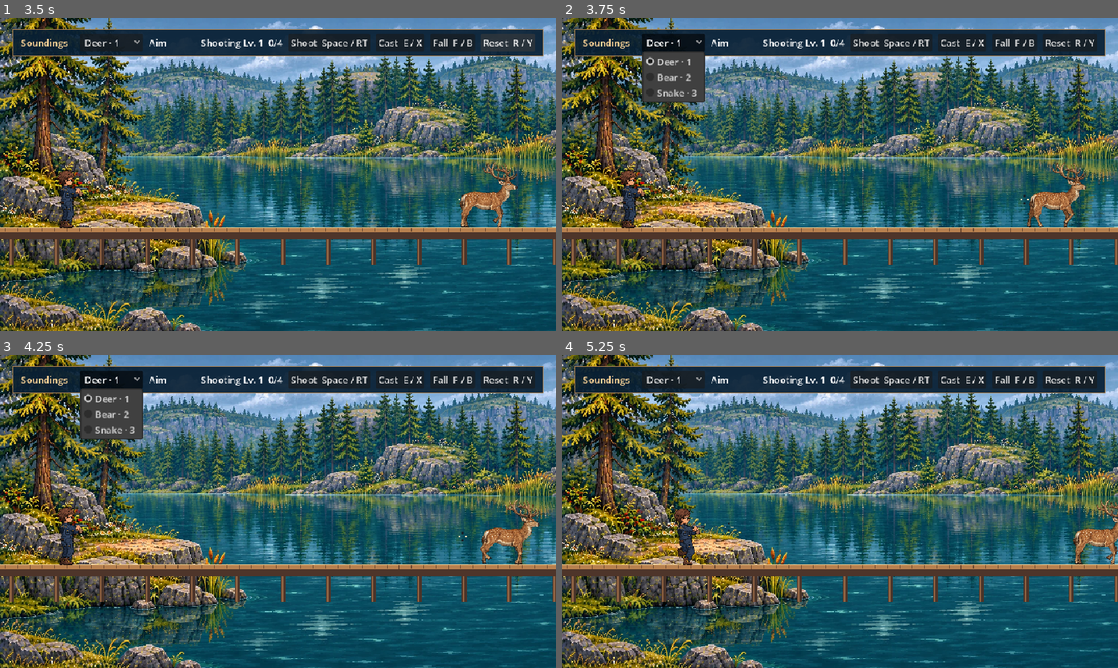
Above: before the commit, frames 1-4 (two rows, left to right).
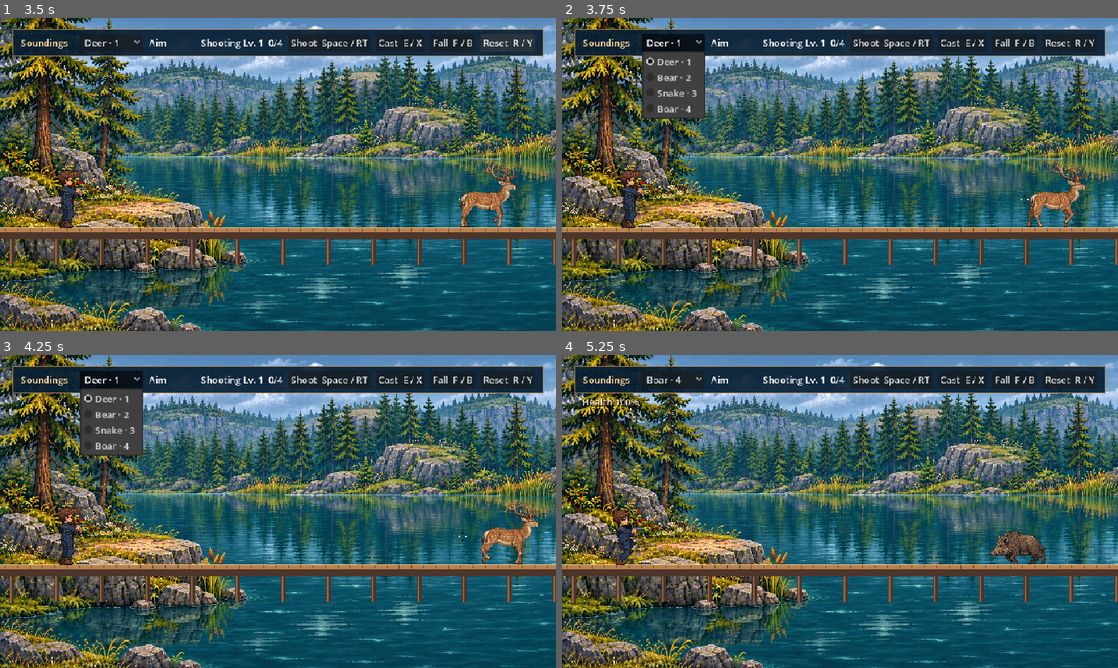
Above: after the commit, the same moments.

Repository: onurozdi/idlebattle
Game: Godot game, scene res://character_test.tscn
Same seed, same stepped clock (60 frames per second), same inputs: the game is played once before the commit and once after it.
Inputs (mouse positions are in pixels of both pictures, inside the frame that each line leads up to):
- Up to frame 1 (3.5 s): click "Shoot Space / RT" at 0.5 s; click "Cast E / X" at 1.25 s; click "Fall F / B" at 2 s; click "Reset R / Y" at 2.75 s
- Up to frame 2 (3.75 s): click "Deer · 1" at 3.5 s
- Up to frame 3 (4.25 s): no input
- Up to frame 4 (5.25 s): tap Enter at 4.25 s; move the mouse to (962, 495) at 4.27 s; hold Right 4.28-5.03 s; tap 4 at 4.35, 5.1 s; click (962, 495) at 4.42 s; tap Space at 4.52 s; move the mouse to (728, 527) at 5.02 s; hold Left from 5.03 s (still down)

Frame 1 is identical in both runs. In frame 2, 0.6% of the frame differs, in the area x 14-26%, y 14-33%; in frame 3, 0.6%; in frame 4, 2.4%, in the area x 3-100%, y 6-68%.

Commit message:
Add a charging wild boar encounter

Diff:
--- a/godot/bear.gd
+++ b/godot/bear.gd
@@ -82,7 +82,7 @@
 	_update_skin()
 
 
-func _shot_damage(head_hit: bool) -> int:
+func _shot_damage(head_hit: bool) -> float:
 	return HEAD_SHOT_DAMAGE if head_hit else BODY_SHOT_DAMAGE
 
 
--- /dev/null
+++ b/godot/boar.gd
@@ -0,0 +1,197 @@
+extends "res://deer.gd"
+
+signal ram_hit(damage: int)
+
+const BOAR_SKIN := preload("res://boar_skin.gd")
+const SIGHT_RANGE := 10.0 * METRE
+const BODY_SHOT_DAMAGE := 2.5
+const HEAD_SHOT_DAMAGE := 40.0
+const RAM_DAMAGE := 28
+const CHARGE_SPEED := 212.0
+const RAM_SPEED := 230.0
+const ATTACK_DISTANCE := 81.0
+const WINDUP_END := .17
+const RAM_BEGIN := .19
+const RAM_END := .40
+const RECOVERY_END := .86
+const RAM_RADIUS := 13.0
+const NOSE := Vector2(21, 12)
+const BOAR_HOOF := Vector2(2, 16)
+const WALK_STRIDE := 35.0
+const RUN_STRIDE := 77.0
+const GALLOP_CONTACT := [0.0, .35, .12, .49]
+
+const FRONT_PROFILE := [
+	Vector4(-.34, 1258, 1321, 328), Vector4(0, 1261, 1325, 346),
+	Vector4(.25, 1265, 1326, 357), Vector4(.49, 1269, 1323, 368),
+	Vector4(.70, 1272, 1320, 377), Vector4(.86, 1274, 1319, 385),
+	Vector4(1.0, 1278, 1318, 394), Vector4(1.17, 1282, 1316, 402),
+	Vector4(1.39, 1285, 1314, 412), Vector4(1.61, 1284, 1314, 422),
+	Vector4(1.83, 1285, 1320, 435), Vector4(2.0, 1292, 1325, 445),
+]
+const REAR_PROFILE := [
+	Vector4(-.34, 1131, 1181, 328), Vector4(0, 1132, 1184, 346),
+	Vector4(.25, 1130, 1179, 356), Vector4(.49, 1122, 1175, 365),
+	Vector4(.70, 1117, 1172, 374), Vector4(.86, 1116, 1154, 382),
+	Vector4(1.0, 1117, 1149, 392), Vector4(1.17, 1116, 1146, 402),
+	Vector4(1.39, 1114, 1144, 413), Vector4(1.61, 1112, 1144, 422),
+	Vector4(1.83, 1114, 1148, 433), Vector4(2.0, 1121, 1152, 445),
+]
+
+var hunter_active := true
+var aggro := false
+var attack_time := -1.0
+var connected := false
+var ram_from := Vector2.ZERO
+var ram_to := Vector2.ZERO
+
+
+func _ready() -> void:
+	_part("body", Vector2(-3, -3), Vector2(66, 43), 8.8, 3)
+	_part("neck", Vector2(2, 0), Vector2(33, 36), 2.3, 3)
+	_part("head", Vector2(8, 5), Vector2(31, 25), 1.9, 4)
+	for leg in LEGS:
+		var near: bool = leg.begins_with("near")
+		var front: bool = leg.ends_with("front")
+		var layer := 2 if near else 1
+		_part(leg + "_upper", Vector2(0, 6), Vector2(12, 18), 1.1, layer, true)
+		_part(leg + "_lower", Vector2(1, 8), Vector2(10, 20), .7, layer, true)
+		var leg_skin := LEG_SKIN.new()
+		leg_skin.z_index = layer
+		leg_skin.configure_profile(FRONT_PROFILE if front else REAR_PROFILE, not near, BOAR_SKIN.BOAR_SCALE)
+		add_child(leg_skin)
+		leg_skins.append(leg_skin)
+	skin = BOAR_SKIN.new()
+	skin.z_index = 3
+	add_child(skin)
+	_make_health_meter()
+	reset_pose()
+
+
+func reset_pose() -> void:
+	aggro = false
+	hunter_active = true
+	attack_time = -1.0
+	connected = false
+	super.reset_pose()
+	facing = -1.0
+	patrol_direction = facing
+	_pose()
+	_update_skin()
+	ram_to = parts.head.to_global(_flip(NOSE))
+	ram_from = ram_to
+
+
+func _shot_damage(head_hit: bool) -> float:
+	return HEAD_SHOT_DAMAGE if head_hit else BODY_SHOT_DAMAGE
+
+
+func receive_shot(body: RigidBody2D, world_point: Vector2, direction: Vector2, damage_multiplier := 1.0) -> bool:
+	var hit := super.receive_shot(body, world_point, direction, damage_multiplier)
+	if hit and not fallen:
+		aggro = true
+	return hit
+
+
+func advance(delta: float, hunter_x: float) -> void:
+	super.advance(delta, hunter_x)
+	if not fallen:
+		ram_from = ram_to
+		ram_to = parts.head.to_global(_flip(NOSE))
+
+
+func resolve_ram(hunter: Node2D) -> void:
+	if fallen or not hunter_active or connected or attack_time < RAM_BEGIN or attack_time > RAM_END:
+		return
+	if not hunter.swept_body_contact(ram_from, ram_to, RAM_RADIUS).is_empty():
+		connected = true
+		ram_hit.emit(RAM_DAMAGE)
+
+
+func _move(delta: float, hunter_x: float) -> void:
+	var separation := hunter_x - lane
+	var distance := absf(separation)
+	if hunter_active and distance <= SIGHT_RANGE:
+		aggro = true
+	if attack_time >= 0.0:
+		attack_time += delta
+		var shove := smoothstep(WINDUP_END, .22, attack_time) * (1.0 - smoothstep(.30, .48, attack_time))
+		speed = RAM_SPEED * shove
+		_travel(delta)
+		if attack_time >= RECOVERY_END:
+			attack_time = -1.0
+		return
+	if lane <= PATROL_LEFT:
+		patrol_direction = 1.0
+	elif lane >= PATROL_RIGHT:
+		patrol_direction = -1.0
+	var direction := patrol_direction
+	var target_speed := 44.0
+	if hunter_active and aggro:
+		direction = signf(separation) if distance > .1 else facing
+		if distance <= ATTACK_DISTANCE:
+			facing = direction
+			speed = 0.0
+			attack_time = 0.0
+			connected = false
+			return
+		var room := distance - ATTACK_DISTANCE + 8.0
+		target_speed = minf(CHARGE_SPEED, sqrt(2.0 * BRAKING * room))
+	if direction != facing:
+		target_speed = 0.0
+	speed = move_toward(speed, target_speed, (ACCELERATION if speed < target_speed else BRAKING) * delta)
+	if speed < 1.0:
+		facing = direction
+	_travel(delta)
+
+
+func _travel(delta: float) -> void:
+	var next := clampf(lane + facing * speed * delta, RANGE_LEFT, RANGE_RIGHT)
+	step = fposmod(step + absf(next - lane) / lerpf(WALK_STRIDE, RUN_STRIDE, _gallop()), 1.0)
+	lane = next
+
+
+func _gallop() -> float:
+	return smoothstep(62.0, CHARGE_SPEED, speed)
+
+
+func _foot_socket() -> Vector2:
+	return BOAR_HOOF
+
+
+func _foot_roll(index: int) -> Vector2:
+	if fallen:
+		return Vector2.ZERO
+	var run := _gallop()
+	var phase := fposmod(step - lerpf(WALK_CONTACT[index], GALLOP_CONTACT[index], run), 1.0)
+	var swing := smoothstep(lerpf(.64, .43, run), 1.0, phase)
+	return Vector2(sin(swing * TAU) * .32, 1.0)
+
+
+func _pose() -> void:
+	var run := _gallop()
+	var movement := smoothstep(0.0, 35.0, speed)
+	var brace := smoothstep(0.0, WINDUP_END, attack_time) * (1.0 - smoothstep(RAM_END, .59, attack_time))
+	var pitch := sin(step * TAU) * lerpf(.035, .10, run) * movement + .10 * brace
+	var bob := (1.0 - cos(step * TAU * 2.0)) * lerpf(.7, 1.6, run) * movement
+	var root := Vector2(lane, FEET_Y - lerpf(39.5, 36.0, movement) - bob + 1.8 * brace)
+	root += hit_direction * sin(PI * flinch / FLINCH_TIME) * 2.8
+	var chest := root + _flip(((BOAR_SKIN.SOURCE_NECK - BOAR_SKIN.SOURCE_BODY) * BOAR_SKIN.BOAR_SCALE).rotated(pitch))
+	var neck_angle := pitch * .65 + .13 * brace
+	var skull := chest + _flip(((BOAR_SKIN.SOURCE_HEAD - BOAR_SKIN.SOURCE_NECK) * BOAR_SKIN.BOAR_SCALE).rotated(neck_angle))
+	_animate_part("body", root, pitch)
+	_animate_part("neck", chest, neck_angle)
+	_animate_part("head", skull, neck_angle * .7)
+	health_meter.position = (root + Vector2(-43, -57)).round()
+	for index in LEGS.size():
+		var leg: String = LEGS[index]
+		var front := leg.ends_with("front")
+		var far := leg.begins_with("far")
+		var mount := Vector2((15.0 if front else -29.0) + (5.0 if far else -2.0), 10.0)
+		var hip_offset := mount.rotated(pitch)
+		var hip := root + _flip(hip_offset)
+		var phase := fposmod(step - lerpf(WALK_CONTACT[index], GALLOP_CONTACT[index], run), 1.0)
+		var stride := hoof_cycle(phase, lerpf(.64, .43, run), lerpf(WALK_STRIDE, RUN_STRIDE, run), lerpf(6.0, 16.5, run)) * movement
+		var foot := Vector2(mount.x + stride.x - hip_offset.x, FEET_Y + stride.y - hip.y)
+		var knee_socket := Vector2(-1.0 if front else -6.0, 15.0)
+		_pose_hoof(leg, hip, foot, knee_socket, front)
--- /dev/null
+++ b/godot/boar_skin.gd
@@ -0,0 +1,26 @@
+extends "res://deer_skin.gd"
+
+const SOURCE_BODY := Vector2(1246, 310)
+const SOURCE_NECK := Vector2(1330, 311)
+const SOURCE_HEAD := Vector2(1394, 318)
+const BOAR_SCALE := .29
+
+const BOAR_BELLY := [
+	Vector2(1077, 370), Vector2(1101, 367), Vector2(1120, 358), Vector2(1140, 358),
+	Vector2(1158, 358), Vector2(1179, 363), Vector2(1198, 369), Vector2(1215, 376),
+	Vector2(1233, 378), Vector2(1250, 377), Vector2(1270, 371), Vector2(1290, 370),
+	Vector2(1310, 370), Vector2(1330, 373), Vector2(1355, 374), Vector2(1380, 376),
+	Vector2(1405, 377), Vector2(1430, 379), Vector2(1454, 379), Vector2(1484, 379),
+]
+
+
+func _ready() -> void:
+	bind_body = SOURCE_BODY
+	bind_neck = SOURCE_NECK
+	bind_head = SOURCE_HEAD
+	scale_factor = BOAR_SCALE
+	_build(BOAR_BELLY, 196.0)
+
+
+func _skin_weights(pixel: Vector2) -> Vector2:
+	return Vector2(smoothstep(1272.0, 1354.0, pixel.x), smoothstep(1342.0, 1428.0, pixel.x))
--- a/godot/character_test.gd
+++ b/godot/character_test.gd
@@ -4,6 +4,7 @@
 const DEER := preload("res://deer.gd")
 const BEAR := preload("res://bear.gd")
 const SNAKE := preload("res://snake.gd")
+const BOAR := preload("res://boar.gd")
 const SHOT_RANGE := preload("res://shot_range.gd")
 const LAKE := preload("res://assets/lake.webp")
 const DECK_Y := 378.0
@@ -11,9 +12,9 @@
 const STAGE_WIDTH := 1440.0
 const VIEW_ZOOM := .85
 const HALF_VIEW := 480.0 / VIEW_ZOOM
-enum Target { DEER, BEAR, SNAKE }
-const ANIMALS := [DEER, BEAR, SNAKE]
-const ANIMAL_NAMES := ["Deer", "Bear", "Snake"]
+enum Target { DEER, BEAR, SNAKE, BOAR }
+const ANIMALS := [DEER, BEAR, SNAKE, BOAR]
+const ANIMAL_NAMES := ["Deer", "Bear", "Snake", "Boar"]
 
 var actor: Node2D
 var animal: Node2D
@@ -107,6 +108,8 @@
 		status.text = "Claw swipe" if animal.attack_time >= 0.0 else "Charging"
 	elif target == Target.SNAKE and animal.aggro:
 		status.text = "Strike" if animal.attack_time >= 0.0 else "Chasing"
+	elif target == Target.BOAR and animal.aggro:
+		status.text = "Ram" if animal.attack_time >= 0.0 else "Charging"
 	else:
 		status.text = "Casting" if actor.cast_time >= 0.0 else "Aim"
 	queue_redraw()
@@ -133,6 +136,8 @@
 		animal.advance(delta, actor.anchor_x)
 		if target == Target.SNAKE:
 			animal.resolve_bite(actor)
+		elif target == Target.BOAR:
+			animal.resolve_ram(actor)
 
 
 func _unhandled_input(event: InputEvent) -> void:
@@ -152,6 +157,7 @@
 			KEY_1: _select_target(0)
 			KEY_2: _select_target(1)
 			KEY_3: _select_target(2)
+			KEY_4: _select_target(3)
 
 
 func _command(command: String) -> void:
@@ -186,6 +192,8 @@
 		animal.claw_hit.connect(_take_animal_damage)
 	elif target == Target.SNAKE:
 		animal.bite_hit.connect(_take_animal_damage)
+	elif target == Target.BOAR:
+		animal.ram_hit.connect(_take_animal_damage)
 	_command("reset")
 
 
@@ -478,12 +486,17 @@
 		push_error(snake_error)
 		get_tree().quit(1)
 		return
+	var boar_error := await _check_boar()
+	if not boar_error.is_empty():
+		push_error(boar_error)
+		get_tree().quit(1)
+		return
 	var player_gait_error := _check_player_gait()
 	if not player_gait_error.is_empty():
 		push_error(player_gait_error)
 		get_tree().quit(1)
 		return
-	print("Character test passed: projectile speed and falloff, deer escape, bear combat, snake combat and player gaits.")
+	print("Character test passed: projectile speed and falloff, deer escape, bear, snake and boar combat, and player gaits.")
 	get_tree().quit()
 
 
@@ -679,6 +692,63 @@
 	return true
 
 
+func _check_boar() -> String:
+	_select_target(Target.BOAR)
+	var boar := animal
+	var ticks := Engine.physics_ticks_per_second
+	actor.anchor_x = boar.lane - 10.0 * BOAR.METRE - 20.0
+	for tick in ticks / 4:
+		await get_tree().physics_frame
+	if boar.aggro or boar.lane >= BOAR.SPAWN_X:
+		return "The boar did not patrol normally outside ten metres."
+	actor.anchor_x = boar.lane - 10.0 * BOAR.METRE + .5
+	for tick in ticks / 3:
+		await get_tree().physics_frame
+	if not boar.aggro or boar.speed <= 44.0 or boar.facing > 0.0:
+		return "A player just inside ten metres did not trigger a charge."
+	for side: float in [-1.0, 1.0]:
+		_command("reset")
+		if side > 0.0:
+			boar.lane = 490.0
+			boar._pose()
+		actor.anchor_x = boar.lane + side * 13.5 * BOAR.METRE
+		var body: RigidBody2D = boar.parts.body
+		shot_range.shoot(Vector2(actor.anchor_x - side * 27.0, body.global_position.y - 3.0), Vector2(-side, 0.0))
+		for tick in ticks:
+			await get_tree().physics_frame
+			if not boar.marks.is_empty():
+				break
+			if boar.aggro:
+				return "The boar charged before the distant projectile hit."
+		if boar.health >= BOAR.MAX_HEALTH or not boar.aggro or absf(actor.anchor_x - boar.lane) <= BOAR.SIGHT_RANGE:
+			return "A hit from outside ten metres did not trigger the boar's charge."
+		for tick in 6 * ticks:
+			await get_tree().physics_frame
+			if player_health < 100:
+				break
+		if player_health != 72 or boar.facing != side:
+			return "The boar did not ram the distant shooter for 28 health."
+		for tick in ticks / 4:
+			await get_tree().physics_frame
+		if player_health != 72:
+			return "A single boar ram dealt damage more than once."
+	_command("reset")
+	boar.pace = false
+	var torso: RigidBody2D = boar.parts.body
+	for hit in range(1, 40):
+		boar.receive_shot(torso, torso.global_position, Vector2.LEFT)
+		if boar.health != 100.0 - hit * 2.5 or boar.fallen:
+			return "The boar's close body-shot damage is incorrect."
+	shot_range.shoot(torso.global_position + Vector2(110.0, 0.0), Vector2.LEFT)
+	for tick in ticks:
+		await get_tree().physics_frame
+	if not boar.fallen or boar.health != 0.0 or absf(torso.global_position.x - torso.death_x) > 1.0:
+		return "The fortieth close body shot did not drop the boar in place."
+	if not _check_deer_leg_skins(boar):
+		return "A boar leg separated during its fall."
+	return ""
+
+
 func _check_bear() -> String:
 	var dt := 1.0 / Engine.physics_ticks_per_second
 	_select_target(1)
--- a/godot/deer.gd
+++ b/godot/deer.gd
@@ -234,15 +234,19 @@
 	var foot_y := FEET_Y + stride.y
 	var hip_offset := mount.rotated(pitch)
 	var hip := root + _flip(hip_offset)
-	var to_foot := Vector2(foot_x - hip_offset.x, foot_y - hip.y)
+	_pose_hoof(leg, hip, Vector2(foot_x - hip_offset.x, foot_y - hip.y), knee_socket, front)
+
+
+func _pose_hoof(leg: String, hip: Vector2, to_foot: Vector2, knee_socket: Vector2, front: bool) -> void:
+	var hoof_socket := _foot_socket()
 	var upper_length := knee_socket.length()
-	var lower_length := HOOF_SOCKET.length()
+	var lower_length := hoof_socket.length()
 	var reach := clampf(to_foot.length(), absf(upper_length - lower_length) + .1, upper_length + lower_length - .15)
 	var bend := acos(clampf((upper_length * upper_length + reach * reach - lower_length * lower_length) / (2.0 * upper_length * reach), -1.0, 1.0))
 	# The forelegs and hocks fold in opposite directions.
 	var upper_angle := to_foot.angle() - knee_socket.angle() + (-bend if front else bend)
 	var knee_offset := knee_socket.rotated(upper_angle)
-	var lower_angle := (to_foot.normalized() * reach - knee_offset).angle() - HOOF_SOCKET.angle()
+	var lower_angle := (to_foot.normalized() * reach - knee_offset).angle() - hoof_socket.angle()
 	_animate_part(leg + "_upper", hip, upper_angle)
 	_animate_part(leg + "_lower", hip + _flip(knee_offset), lower_angle)
 
@@ -286,7 +290,7 @@
 	return true
 
 
-func _shot_damage(head_hit: bool) -> int:
+func _shot_damage(head_hit: bool) -> float:
 	return MAX_HEALTH if head_hit else BODY_DAMAGE
 
 
Not shown, added: godot/boar.gd.uid
Not shown, added: godot/boar_skin.gd.uid
Not shown, removed: docs/character-test/shooting-v16.pck
Not shown, added: docs/character-test/shooting-v17.pck
